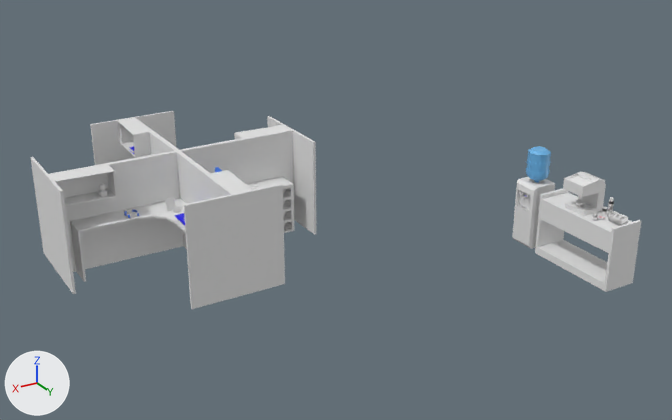
An edit to the FBX model New Floor/Assets/CubicalRoom.fbx, drawn before and after from the same camera.
One viewpoint serves both versions: a 50 mm camera at (5.5, 16.88, 8.44) aimed at (-3.09, 2.56, 1.27). The axes (+X, +Y, +Z) are drawn at lower left. The lights are the same throughout. Where no turn or scale is listed for an object, it has been applied to the vertices.

In view in the first picture: 'CoffeeMachine', 'CoffeeTable', 'Compartment', 'CubicalWalls', 'FramedPic', 'WaterCooler'.
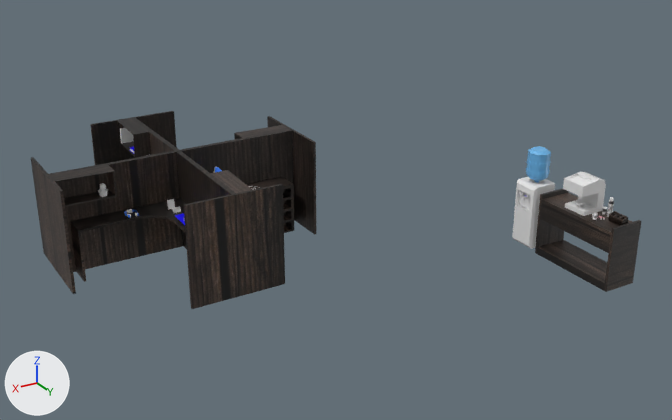
Location of each change, [x1, y1, x2, y2] in pixels of the pictures (672 x 420 px):
'CubicalWalls', surface changed (grey to black): [31, 111, 316, 309] in both
'CoffeeTable', surface changed (grey to black): [535, 189, 641, 292] in both
'Compartment', surface changed (grey to black): [608, 211, 628, 226] in both
'FramedPic', surface changed: [165, 197, 176, 211] in both

Diff of the bpy script that builds the scene:
```diff
--- a/New Floor/Assets/CubicalRoom.fbx.py
+++ b/New Floor/Assets/CubicalRoom.fbx.py
@@ img_woodtexture_jpg @@
+img_woodtexture_jpg = load_image('WoodTexture.jpg', 'Materials/Textures/WoodTexture.jpg', 1920, 1280, 'sRGB')
@@ mat_wood @@
 mat_wood = principled_material('Wood')
-mat_wood.base_color = (0.8, 0.8, 0.8)  # white #e7e7e7
+mat_wood.texture = img_woodtexture_jpg
```
